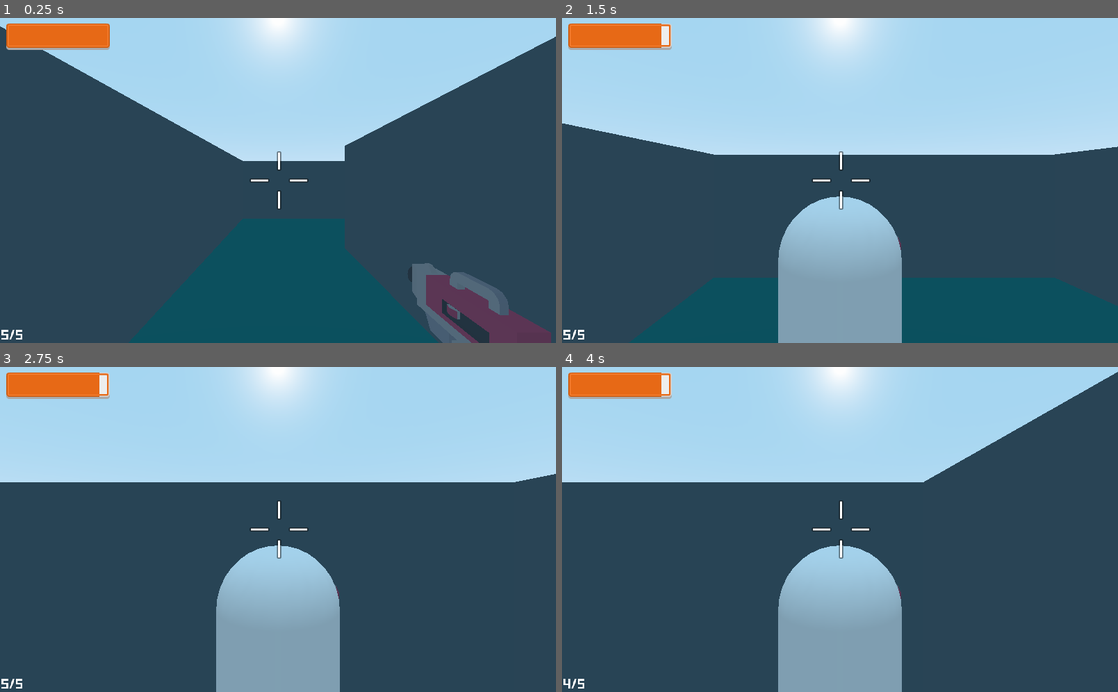
Above: before the commit, frames 1-4 (two rows, left to right).
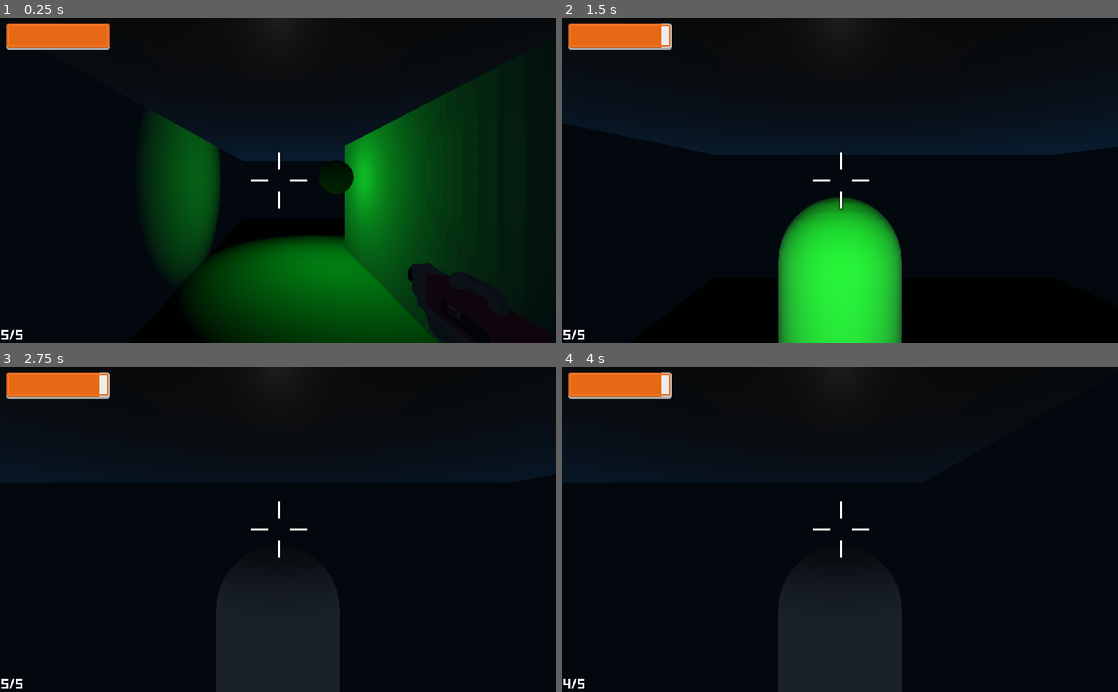
Above: after the commit, the same moments.

Repository: realyurimednikov/fps-sandbox
Game: Godot game, scene res://Levels/DemoLevel.tscn
Two runs of this game, one before a commit and one after it. Both use one fixed random seed, a clock stepped at 60 frames per second and the inputs below.
Inputs (mouse positions are in pixels of both pictures, inside the frame that each line leads up to):
- Up to frame 1 (0.25 s): no input
- Up to frame 2 (1.5 s): tap Enter at 0.5 s; move the mouse to (867, 180) at 0.52 s; hold W (move_forward) from 0.53 s (still down); tap C (camera_switch) at 0.6 s; tap Space (jump) at 0.77 s; move the mouse to (812, 180) at 1.27 s; tap Z (damage_player) at 1.35 s
- Up to frame 3 (2.75 s): keep holding W (move_forward); tap Space (jump) at 1.52 s; move the mouse to (289, 523) at 2.02 s; tap E (interact) at 2.1 s
- Up to frame 4 (4 s): keep holding W (move_forward); move the mouse to (834, 536) at 2.77 s; click (834, 536) at 2.85 s; tap Space (jump) at 3.02, 3.77 s; move the mouse to (878, 532) at 3.52 s; tap 1 (weapon_pistol) at 3.6 s

The runs differ from the first frame. In frame 1, 98% of the frame differs, in the area x 0-100%, y 0-100%; in frame 2, 98%; in frame 3, 98%; in frame 4, 98%.

Commit message:
Added destroyable lights

Diff:
--- a/Levels/DemoLevel.tscn
+++ b/Levels/DemoLevel.tscn
@@ -1,7 +1,9 @@
-[gd_scene load_steps=9 format=2]
+[gd_scene load_steps=13 format=2]
 
 [ext_resource path="res://Player/Player.tscn" type="PackedScene" id=1]
 [ext_resource path="res://Objects/HealthBox.tscn" type="PackedScene" id=2]
+[ext_resource path="res://Objects/DestroyableLight.tscn" type="PackedScene" id=3]
+[ext_resource path="res://Objects/Enemy.tscn" type="PackedScene" id=4]
 
 [sub_resource type="PlaneMesh" id=1]
 size = Vector2( 20, 20 )
@@ -20,6 +22,16 @@
 
 [sub_resource type="BoxShape" id=6]
 extents = Vector3( 1, 2, 5 )
+
+[sub_resource type="ProceduralSky" id=7]
+sky_top_color = Color( 0.0352941, 0.0392157, 0.0392157, 1 )
+sky_horizon_color = Color( 0.027451, 0.14902, 0.25098, 1 )
+ground_horizon_color = Color( 0.0352941, 0.0392157, 0.0392157, 1 )
+sun_color = Color( 0.0117647, 0.0117647, 0.0117647, 1 )
+
+[sub_resource type="Environment" id=8]
+background_mode = 2
+background_sky = SubResource( 7 )
 
 [node name="DemoLevel" type="Spatial"]
 
@@ -119,5 +131,21 @@
 [node name="HealthBox" parent="Objects" instance=ExtResource( 2 )]
 transform = Transform( 1, 0, 0, 0, 1, 0, 0, 0, 1, 0.182468, 1.41065, 4.67814 )
 
+[node name="Lights" type="Node" parent="."]
+
+[node name="DestroyableLight" parent="Lights" instance=ExtResource( 3 )]
+transform = Transform( 1, 0, 0, 0, 1, 0, 0, 0, 1, -4.82111, 2.74465, 0 )
+
+[node name="DestroyableLight2" parent="Lights" instance=ExtResource( 3 )]
+transform = Transform( 1, 0, 0, 0, 1, 0, 0, 0, 1, 3.85546, 3.31879, 0.4082 )
+
 [node name="Player" parent="." instance=ExtResource( 1 )]
 transform = Transform( 1, 0, 0, 0, 1, 0, 0, 0, 1, -6.58241, 1.60857, 6.97364 )
+
+[node name="WorldEnvironment" type="WorldEnvironment" parent="."]
+environment = SubResource( 8 )
+
+[node name="Enemies" type="Node" parent="."]
+
+[node name="Enemy" parent="Enemies" instance=ExtResource( 4 )]
+transform = Transform( 1, 0, 0, 0, 1, 0, 0, 0, 1, 0, 1.95964, 0.570987 )
--- /dev/null
+++ b/Objects/DestroyableLight.gd
@@ -0,0 +1,5 @@
+extends StaticBody
+
+
+func destroy_object():
+	queue_free()
--- /dev/null
+++ b/Objects/DestroyableLight.tscn
@@ -0,0 +1,35 @@
+[gd_scene load_steps=5 format=2]
+
+[ext_resource path="res://Objects/DestroyableLight.gd" type="Script" id=1]
+
+[sub_resource type="BoxShape" id=3]
+extents = Vector3( 0.5, 0.5, 0.5 )
+
+[sub_resource type="SphereMesh" id=2]
+radius = 0.5
+height = 1.0
+
+[sub_resource type="SpatialMaterial" id=4]
+albedo_color = Color( 0.0784314, 0.819608, 0.109804, 1 )
+
+[node name="DestroyableLight" type="StaticBody" groups=[
+"Destroyables",
+]]
+collision_layer = 16
+collision_mask = 14
+script = ExtResource( 1 )
+
+[node name="CollisionShape" type="CollisionShape" parent="." groups=[
+"Destroyables",
+]]
+shape = SubResource( 3 )
+
+[node name="OmniLight" type="OmniLight" parent="."]
+light_color = Color( 0.0823529, 0.823529, 0.129412, 1 )
+light_energy = 5.0
+shadow_enabled = true
+omni_range = 5.15183
+
+[node name="MeshInstance" type="MeshInstance" parent="."]
+mesh = SubResource( 2 )
+material/0 = SubResource( 4 )
--- a/Player/AssaultRifleGun.tscn
+++ b/Player/AssaultRifleGun.tscn
@@ -29,7 +29,7 @@
 [node name="RayCast" type="RayCast" parent="."]
 enabled = true
 cast_to = Vector3( 0, 0, -100 )
-collision_mask = 14
+collision_mask = 30
 
 [node name="AssaultRifle" parent="." instance=ExtResource( 3 )]
 transform = Transform( -2, 0, 6.51683e-07, 0, 2, 0, -6.51683e-07, 0, -2, 0, 0.26409, 0 )
--- a/Player/Bullet.gd
+++ b/Player/Bullet.gd
@@ -25,4 +25,6 @@
 func _on_Area_body_entered(body):
 	if body.is_in_group('Enemies'):
 		body.damage(damage)
+	elif body.is_in_group('Destroyables'):
+		body.destroy_object()
 	queue_free()
--- a/Player/Bullet.tscn
+++ b/Player/Bullet.tscn
@@ -19,6 +19,7 @@
 
 [node name="Bullet" type="RigidBody"]
 collision_layer = 0
+collision_mask = 0
 gravity_scale = 0.0
 script = ExtResource( 1 )
 
@@ -31,7 +32,7 @@
 
 [node name="Area" type="Area" parent="."]
 collision_layer = 0
-collision_mask = 15
+collision_mask = 31
 
 [node name="CollisionShape" type="CollisionShape" parent="Area"]
 shape = SubResource( 4 )
--- a/Player/PistolGun.tscn
+++ b/Player/PistolGun.tscn
@@ -32,7 +32,7 @@
 transform = Transform( 1, 0, 0, 0, 1, 0, 0, 0, 1, 0, 0, -0.00266296 )
 enabled = true
 cast_to = Vector3( 0, 0, -30 )
-collision_mask = 14
+collision_mask = 30
 
 [node name="Muzzle" type="Spatial" parent="."]
 transform = Transform( 1, 0, 0, 0, 1, 0, 0, 0, 1, 0.143801, 0.25642, -0.475104 )
--- a/project.godot
+++ b/project.godot
@@ -110,6 +110,7 @@
 3d_physics/layer_2="Enemy"
 3d_physics/layer_3="Objects"
 3d_physics/layer_4="Environment"
+3d_physics/layer_5="Lights"
 
 [rendering]
 
